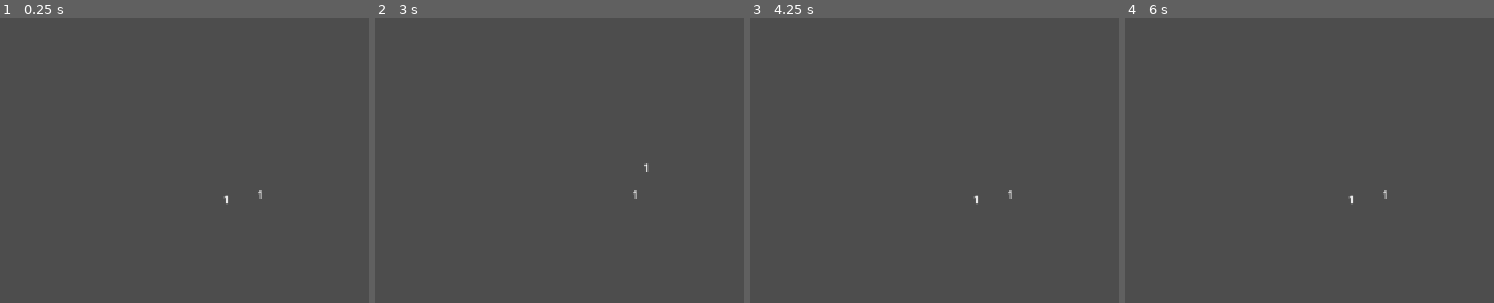
Above: before the commit, frames 1-4 (left to right).
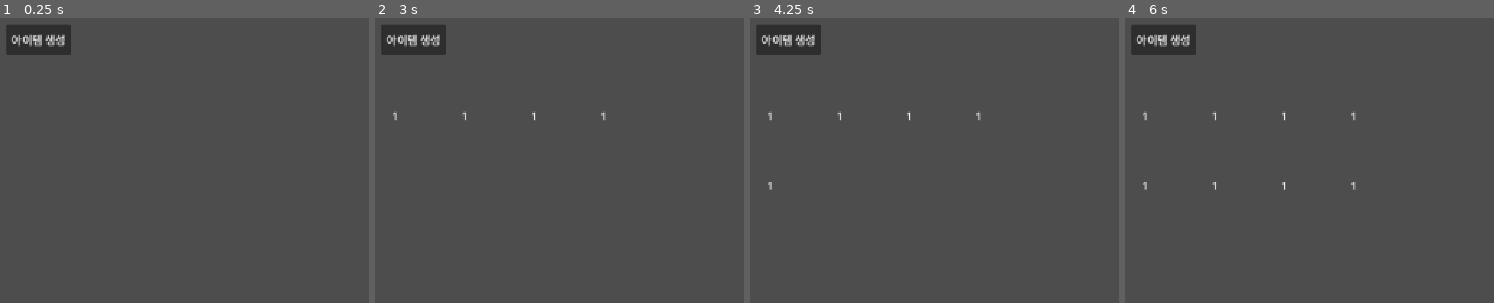
Above: after the commit, the same moments.

Repository: kimchungdo/MergeGame
Game: Godot game, scene res://main.tscn
Same seed, same stepped clock (60 frames per second), same inputs: the game is played once before the commit and once after it.
Inputs (mouse positions are in pixels of both pictures, inside the frame that each line leads up to):
- Up to frame 1 (0.25 s): no input
- Up to frame 2 (3 s): click (415, 40) at 0.5 s, where only the run after the commit has a clickable "아이템 생성"; click (415, 40) at 1.25 s, where only the run after the commit has a clickable "아이템 생성"; click (415, 40) at 2 s, where only the run after the commit has a clickable "아이템 생성"; tap Enter at 2.75 s; drag from (596, 191) to (732, 94) at 2.77 s
- Up to frame 3 (4.25 s): tap Space at 3.5 s; drag from (1008, 186) to (986, 283) at 3.52 s
- Up to frame 4 (6 s): tap Enter at 4.25, 5.75 s; move the mouse to (1482, 94) at 4.27 s; click (1482, 94) at 4.42 s; tap Space at 5 s; drag from (1361, 283) to (1161, 126) at 5.02 s; move the mouse to (outside the picture) at 5.77 s; click (outside the picture) at 5.92 s

The runs differ from the first frame. In frame 1, 1.7% of the frame differs, in the area x 1-72%, y 2-66%; in frame 2, 1.8%; in frame 3, 1.8%; in frame 4, 1.9%.

Commit message:
Second Commit: Basic structure

Diff:
--- /dev/null
+++ b/main.gd
@@ -0,0 +1,53 @@
+extends Node2D
+
+@export var item_scene: PackedScene = preload("res://item.tscn")
+
+# 1. 그리드 설정 (예: 4행 4열 바둑판)
+const GRID_ROWS = 4
+const GRID_COLS = 4
+const TILE_SIZE = 100 # 칸과 칸 사이의 간격 (픽셀)
+const START_POS = Vector2(200, 200) # 그리드가 시작될 화면 좌측 상단 위치
+
+# 2. 바둑판의 칸들이 비어있는지 채워져 있는지 기억할 2차원 배열
+var grid = []
+
+func _ready():
+	# 게임이 시작되면 4x4 빈 바둑판 데이터를 초기화합니다. (null로 채움)
+	for r in GRID_ROWS:
+		var row = []
+		for c in GRID_COLS:
+			row.append(null)
+		grid.append(row)
+
+# 버튼이 눌렸을 때 실행되는 함수
+func _on_button_pressed():
+	# 빈 칸 찾기
+	var empty_slot = find_empty_slot()
+
+	if empty_slot == null:
+		print("보드판이 가득 찼습니다!")
+		return
+
+	var r = empty_slot.x
+	var c = empty_slot.y
+
+	# 아이템 생성 및 배치
+	var new_item = item_scene.instantiate()
+
+	# 행(r)과 열(c) 번호를 기반으로 화면상의 실제 좌표(X, Y) 계산
+	var spawn_x = START_POS.x + (c * TILE_SIZE)
+	var spawn_y = START_POS.y + (r * TILE_SIZE)
+	new_item.global_position = Vector2(spawn_x, spawn_y)
+
+	# 생성된 아이템을 무대에 추가하고 그리드 데이터에 등록
+	add_child(new_item)
+	grid[r][c] = new_item
+	print("그리드 [", r, ", ", c, "] 위치에 아이템 생성!")
+
+# 바둑판을 뒤져서 가장 먼저 나오는 빈 칸(null)의 위치를 반환하는 함수
+func find_empty_slot():
+	for r in GRID_ROWS:
+		for c in GRID_COLS:
+			if grid[r][c] == null:
+				return Vector2(r, c) # 행, 열 위치 반환
+	return null # 빈 칸이 없으면 null 반환
--- a/main.tscn
+++ b/main.tscn
@@ -1,11 +1,15 @@
 [gd_scene format=3 uid="uid://cdwmd26spkavh"]
 
-[ext_resource type="PackedScene" uid="uid://bgtu48cyp6edp" path="res://item.tscn" id="1_ig7tw"]
+[ext_resource type="Script" uid="uid://bxn61gl8i084i" path="res://main.gd" id="1_0xm2m"]
 
 [node name="Main" type="Node2D" unique_id=729151075]
+script = ExtResource("1_0xm2m")
 
-[node name="Item" parent="." unique_id=1647006750 instance=ExtResource("1_ig7tw")]
-position = Vector2(497, 320)
+[node name="Button" type="Button" parent="." unique_id=1481944820]
+offset_left = 185.0
+offset_top = 80.0
+offset_right = 278.0
+offset_bottom = 124.0
+text = "아이템 생성"
 
-[node name="Item2" parent="." unique_id=1787555897 instance=ExtResource("1_ig7tw")]
-position = Vector2(546, 313)
+[connection signal="pressed" from="Button" to="." method="_on_button_pressed"]
--- a/project.godot
+++ b/project.godot
@@ -28,3 +28,4 @@
 
 rendering_device/driver.windows="d3d12"
 renderer/rendering_method="mobile"
+textures/vram_compression/import_etc2_astc=true
Not shown, added: export_presets.cfg
Not shown, added: main.gd.uid
Not shown, added: apk/MergeCoreMVP0.00.0.apk
Not shown, added: apk/MergeCoreMVP0.00.0.apk.idsig
Not shown, added: apk/MergeCoreMVP0.00.0.apk.zip
